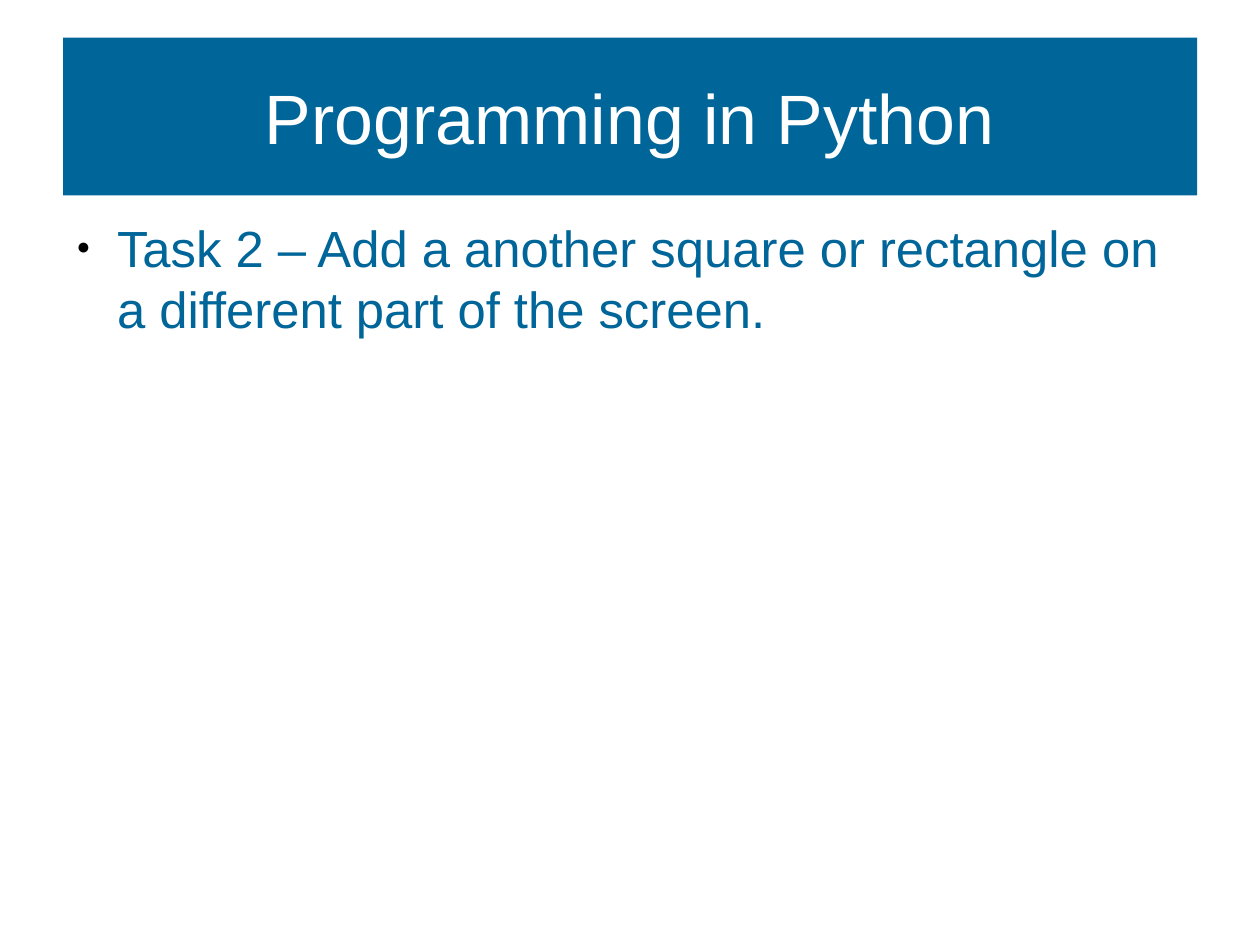
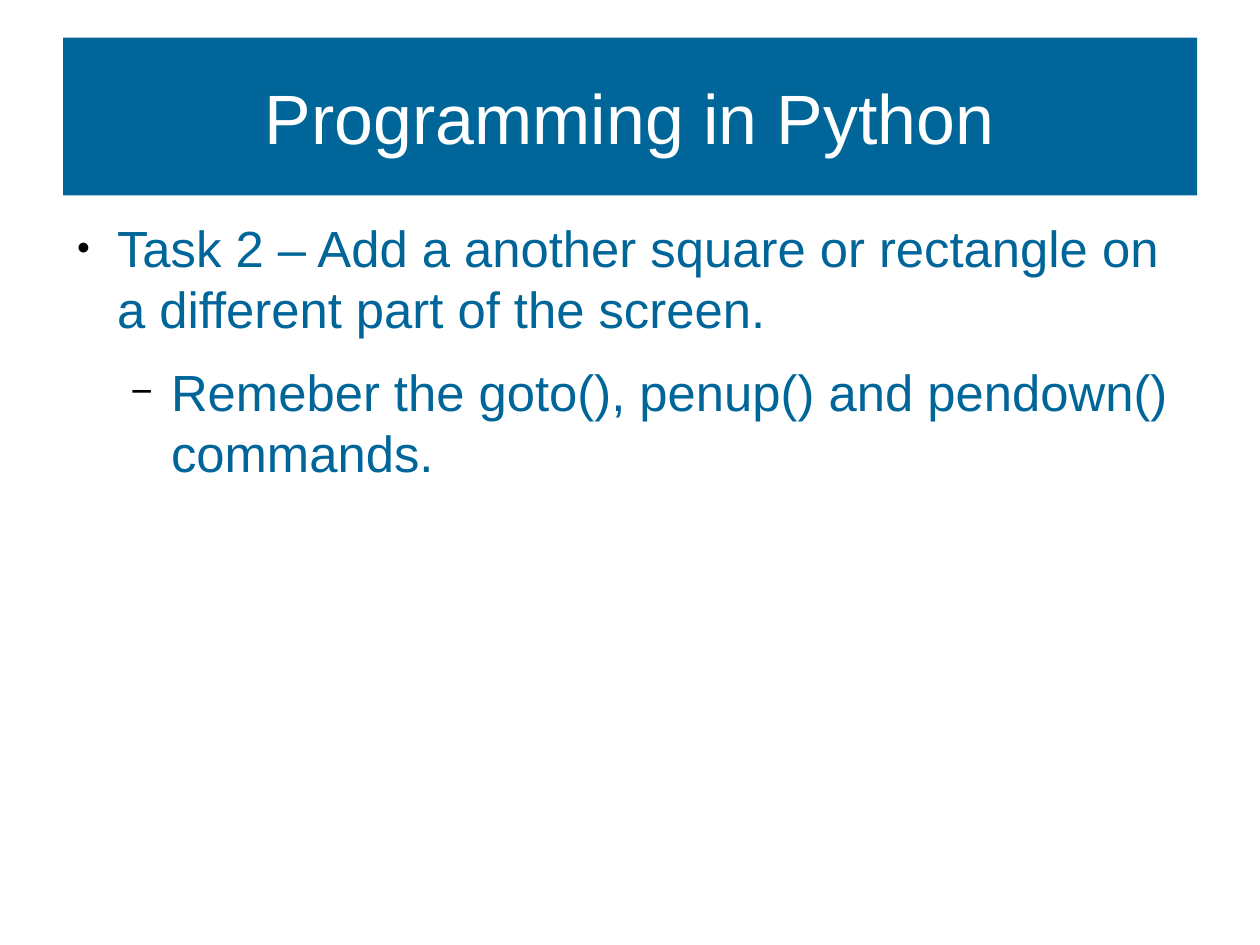
Before and after one commit to MarkGadsby/TeachingNotes, a slide deck: slide 12 of GeneralTextFiles/Markdown_BSC_Notes/Slides_HoneyCombe.odp (slide 13 before the commit). Drawn at 1260x945 pixels with LibreOffice and Linux fonts; fonts in the diff are those of the drawing; background and template pictures are left out. Boxes give left, top, right and bottom in pixels: in the first picture for what was removed or moved away, otherwise in the second. Text is boxed around its words. In the diff, an @@ line names an element or a change of style, - is before the commit and + after.

```diff
--- a/GeneralTextFiles/Markdown_BSC_Notes/Slides_HoneyCombe.odp
+++ b/GeneralTextFiles/Markdown_BSC_Notes/Slides_HoneyCombe.odp
@@ text at box(171, 374, 1167, 473): paragraph added @@
+  − Remeber the goto(), penup() and pendown() commands.
```
Also in this commit, not shown: 1 other slide changed, 1 slide added, 4 other files.
